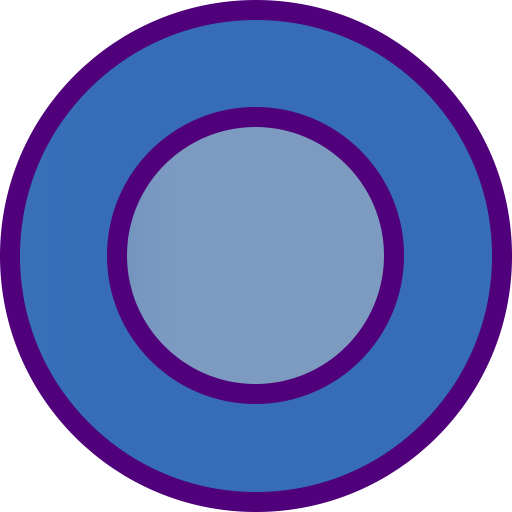
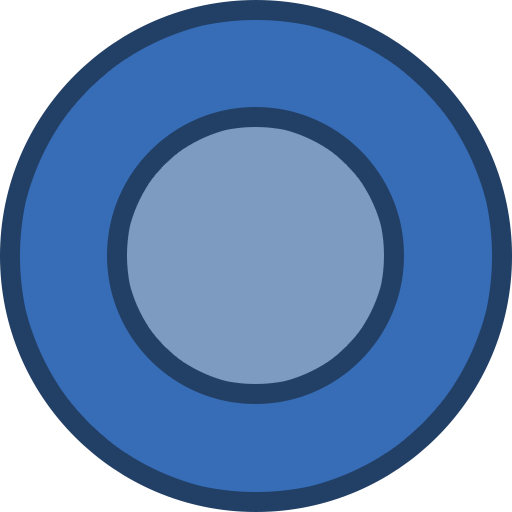
The second 512px x 512px image is a revision of the first. Changes to its layers:
painted on "Circle Small" over box(107, 107, 404, 404)
painted on "Circle" over box(0, 0, 512, 512)
